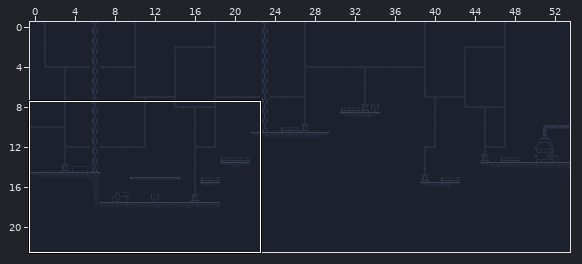
A Tiled map gets an edit: Assets/Maps/Map1.tmx. Above, an overview of the earlier version with the close-up marked.
Close-up. Earlier state:
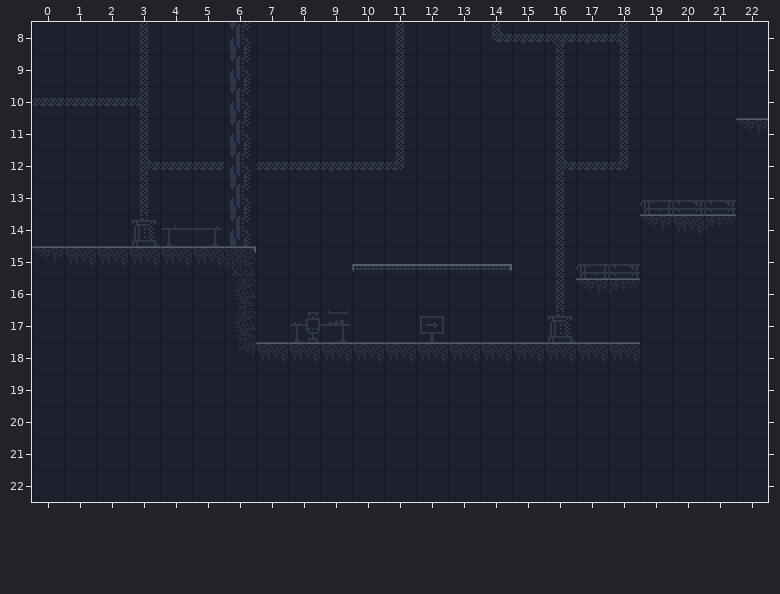
Cells are 16x16 px. Shown: x 0..22, y 8..22. The commit also changed other parts of the map, which this record leaves out.
New version:
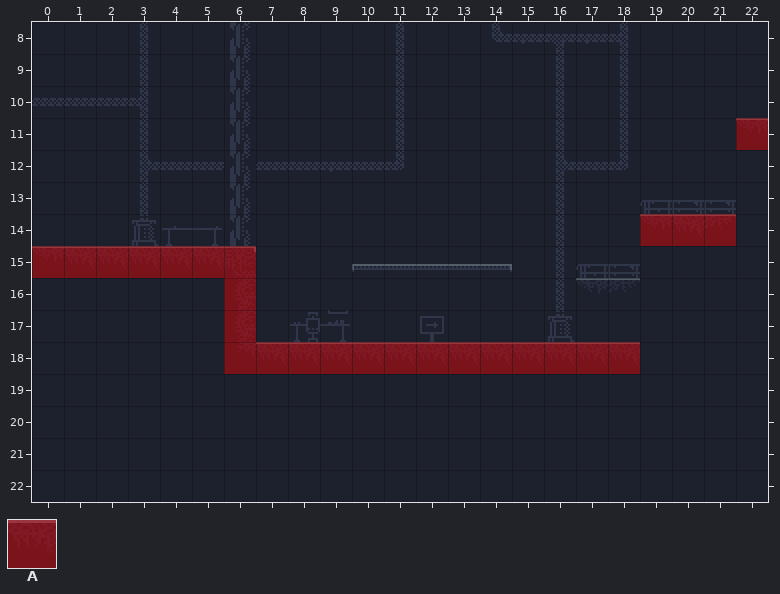
Key: from "MapMetadata": A 0.
_ is an empty cell.
Tiles of an added or newly shown layer are drawn over the layers below it.
See-through tiles are keyed as they look on the map.
Changes in this commit:
Layer "Navigation" (added):
The edit adds tile A in row 11 at x 22; in row 14 at x 19 to 21; in row 15 at x 0 to 6; in rows 16 to 17 at x 6; in row 18 at x 6 to 18.
Where, in picture pixels (left, top, right, bottom), the same in both close-ups:
added: (736, 118, 768, 150)
added: (640, 214, 736, 246)
added: (32, 246, 640, 374)
